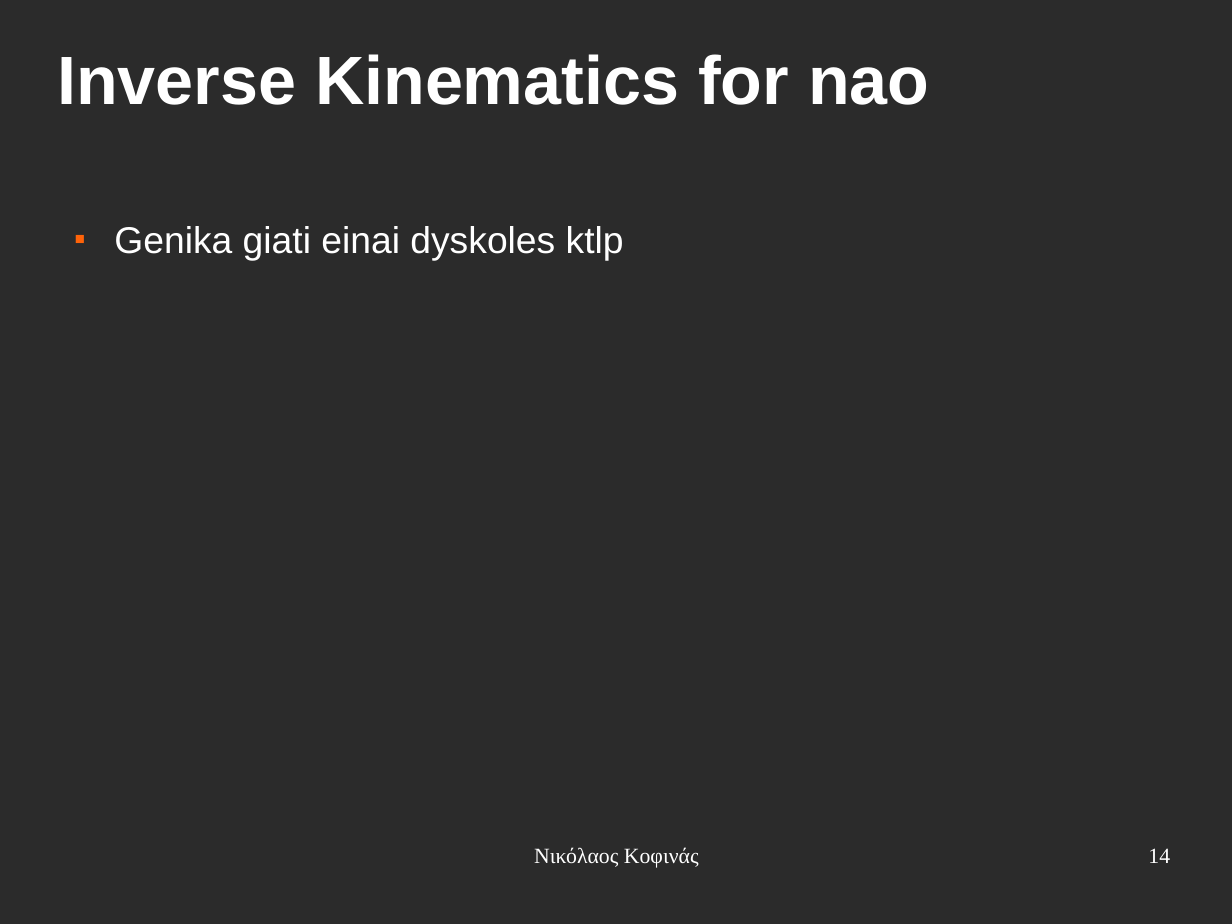
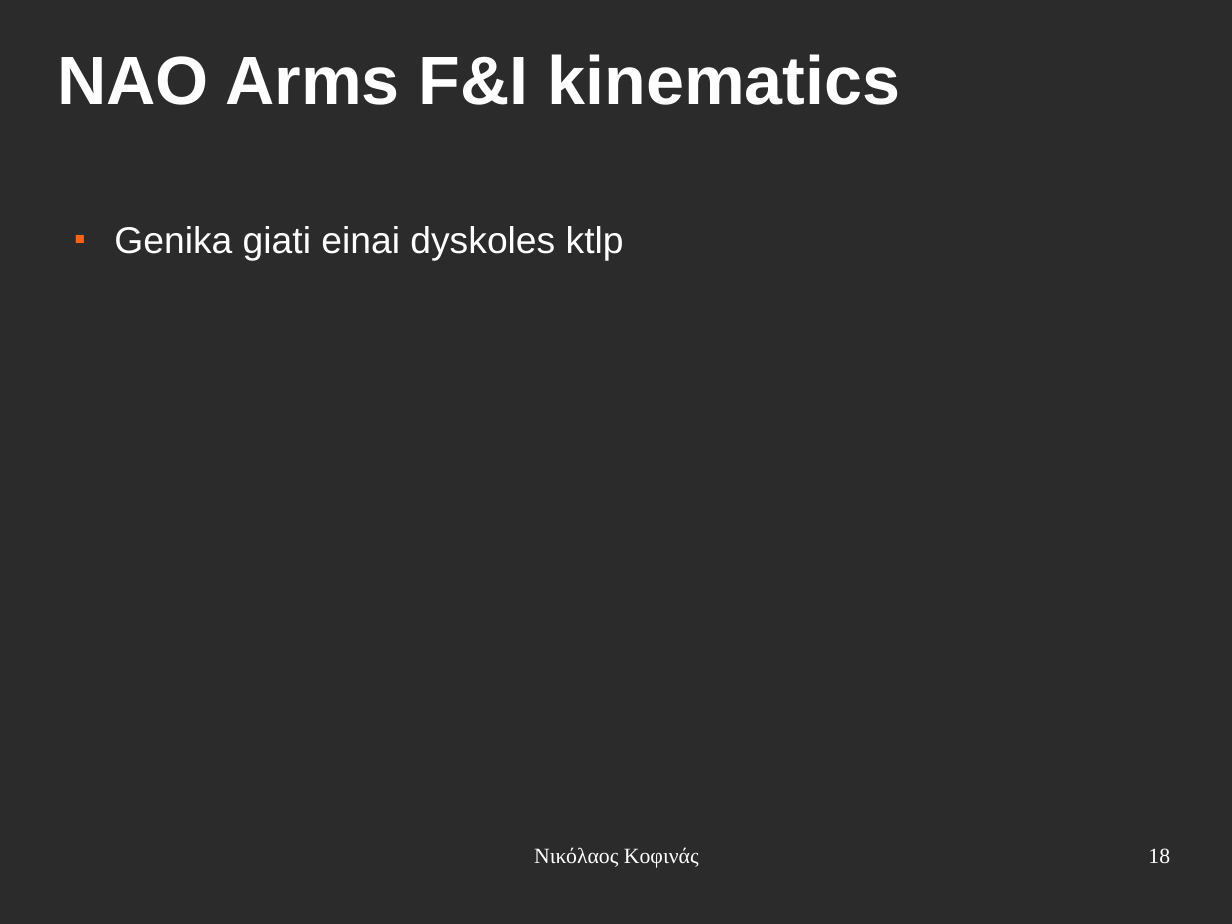
Before and after one commit to eldr4d/MyThesis, a slide deck: slide 18 of presentation.odp (slide 14 before the commit). Drawn at 1232x924 pixels with LibreOffice and Linux fonts; fonts in the diff are those of the drawing; background and template pictures are left out; a plain dark background stands for a picture behind light text. Boxes give left, top, right and bottom in pixels: in the first picture for what was removed or moved away, otherwise in the second. Text is boxed around its words. In the diff, an @@ line names an element or a change of style, - is before the commit and + after.

```diff
--- a/presentation.odp
+++ b/presentation.odp
@@ title at bbox=[57, 54, 901, 105]: text changed @@
-Inverse Kinematics for nao
+NAO Arms F&I kinematics
@@ page number at bbox=[1148, 848, 1170, 864]: text changed @@
-14
+18
```
Also in this commit, not shown: 14 other slides changed, 4 slides added, 1 slide removed.
